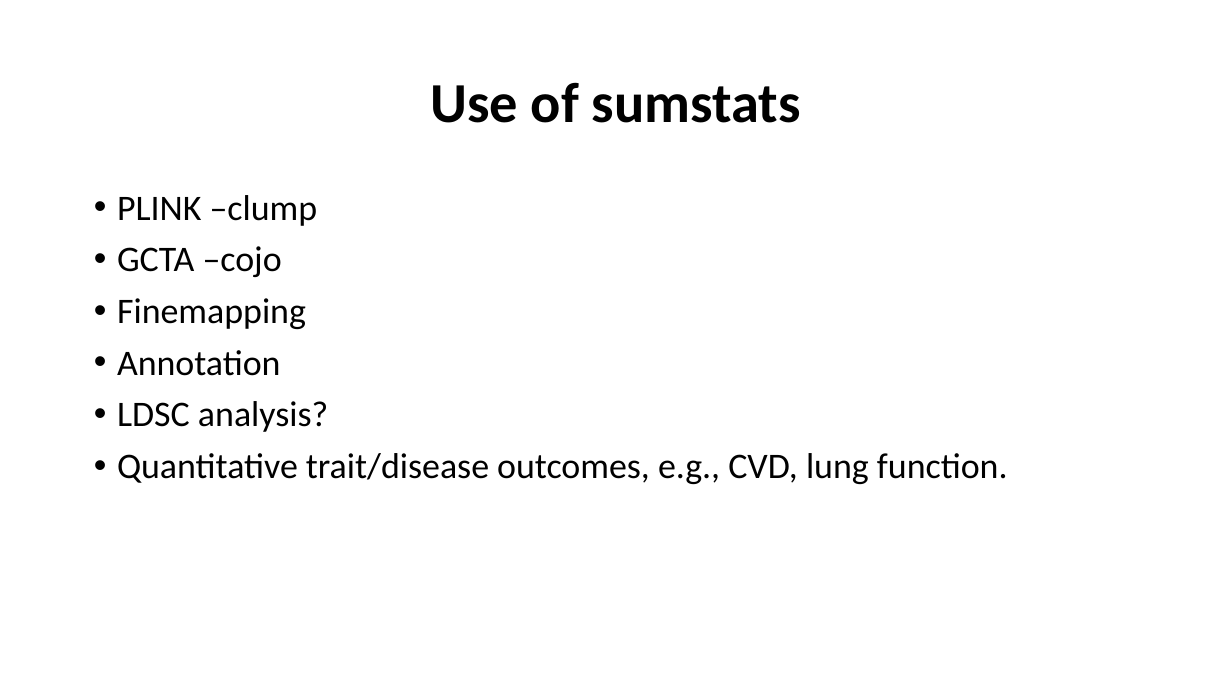
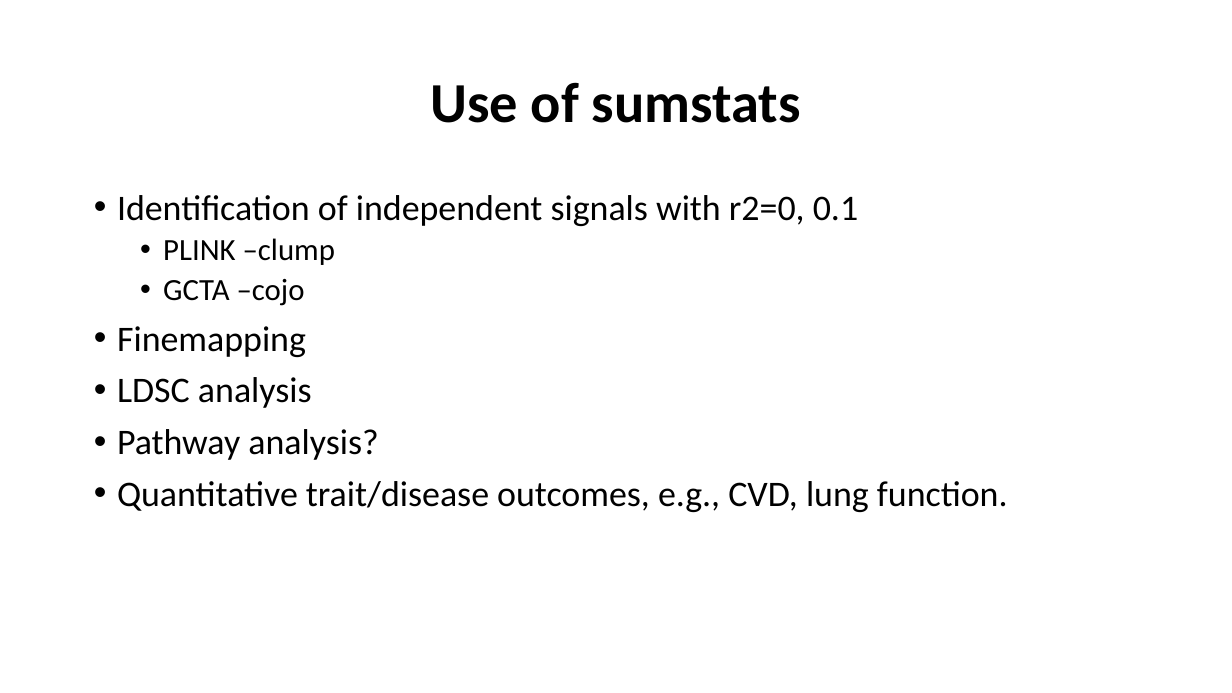
Before and after one commit to jinghuazhao/INF, a slide deck: slide 8 of doc/SCALLOP_INF1-120419.pptx. Drawn at 1232x693 pixels with LibreOffice and Linux fonts; fonts in the diff are those of the drawing. Boxes give left, top, right and bottom in pixels: in the first picture for what was removed or moved away, otherwise in the second. Text is boxed around its words. In the diff, an @@ line names an element or a change of style, - is before the commit and + after.

```diff
--- a/doc/SCALLOP_INF1-120419.pptx
+++ b/doc/SCALLOP_INF1-120419.pptx
@@ text at [117, 195, 858, 226]: paragraph added @@
+• Identification of independent signals with r2=0, 0.1
@@ text at [163, 238, 335, 306]: size 28 to 24 pt in "PLINK –clump", "GCTA –cojo"; list level 1 to 2 in "PLINK –clump"; list level 1 to 2 in "GCTA –cojo" @@
@@ text at [117, 377, 378, 460]: text changed @@
-• Annotation
-• LDSC analysis?
+• LDSC analysis
+• Pathway analysis?
```
Also in this commit, not shown: 9 other slides changed.
